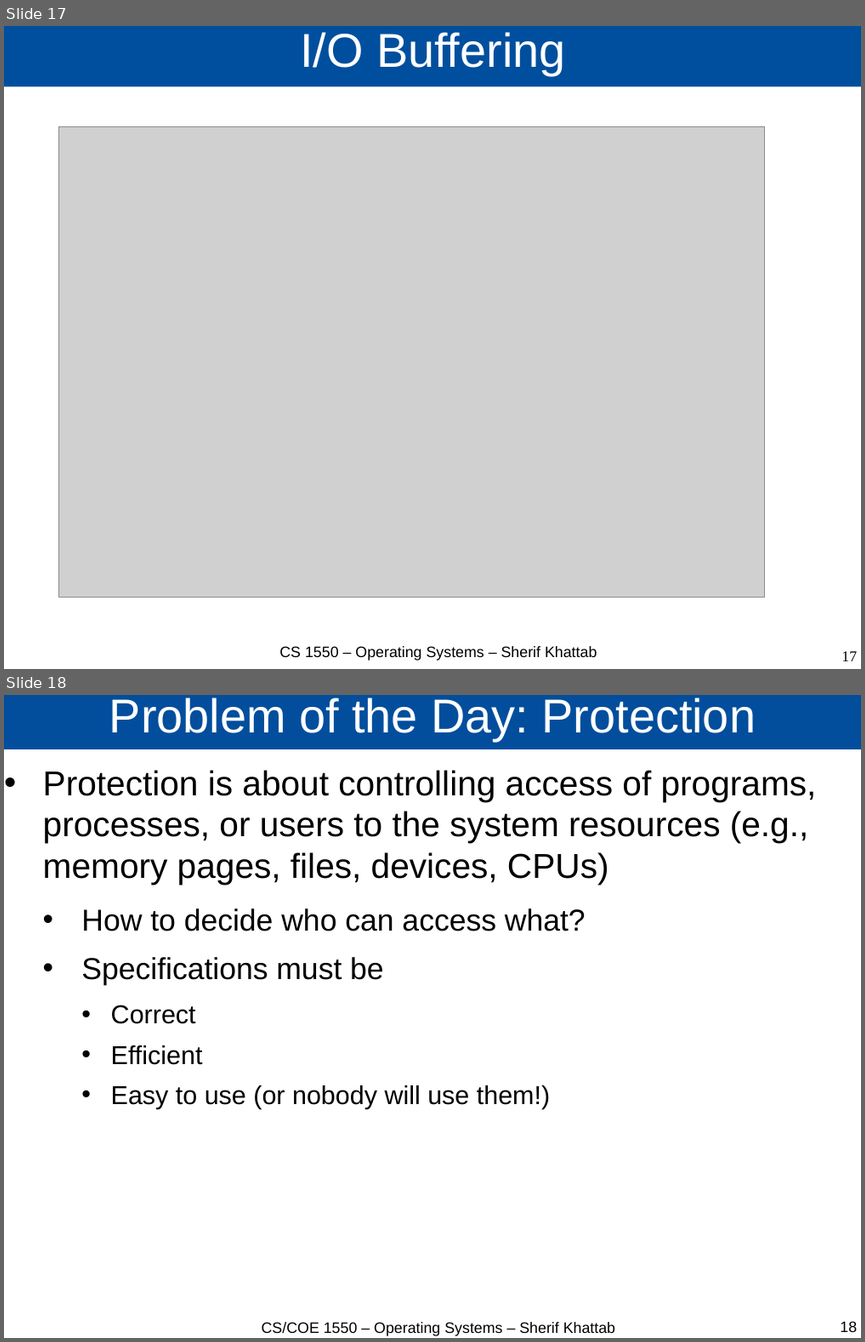
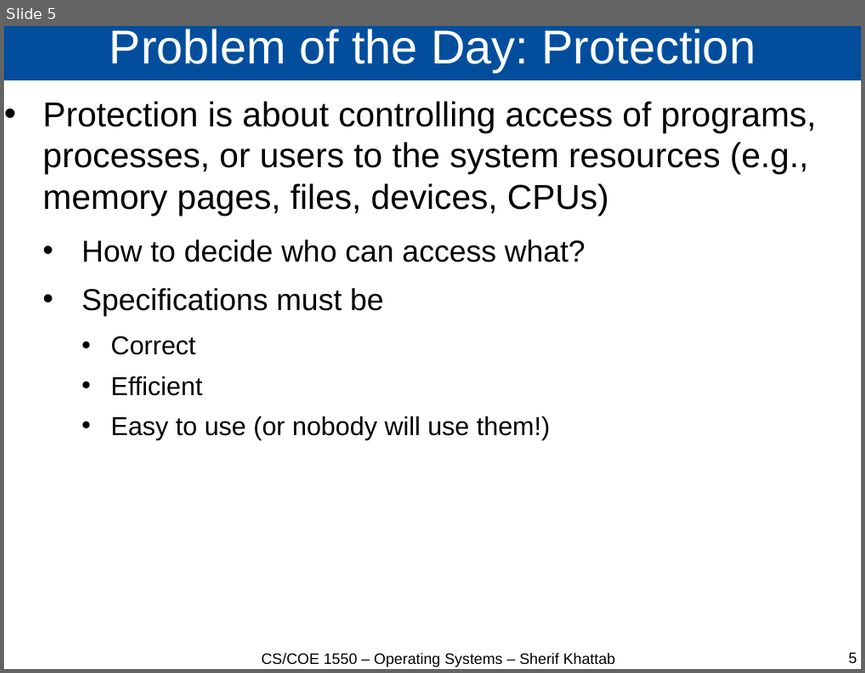
Before and after one commit to cs1550-2244/cs1550-code-handouts, a slide deck: DraftSlides/Lecture25.pptx. Shown one above the other, each under a label of ours: slides 17 and 18 before the commit, slide 5 after it. The pictures are 865x1342 and 865x673 pixels, drawn with LibreOffice and Linux fonts; fonts in the diff are those of the drawing; grey boxes stand for pictures. Boxes give left, top, right and bottom in pixels: in the first picture for what was removed or moved away, otherwise in the second. Text is boxed around its words. In the diff, an @@ line names an element or a change of style, - is before the commit and + after.

```diff
--- a/DraftSlides/Lecture25.pptx
+++ b/DraftSlides/Lecture25.pptx
@@ slide 17 removed at (4,26,861,669), background #FFFFFF @@
@@ title removed at (4,26,861,87) @@
-I/O Buffering
@@ picture removed at (59,126,765,596) @@
@@ text removed at (279,646,596,660) @@
-CS 1550 – Operating Systems – Sherif Khattab
@@ page number removed at (841,651,857,661) @@
-17
@@ what was slide 18 is now slide 5 @@
@@ page number at (848,652,857,663): text changed @@
-18
+5
```
Also in this commit, not shown: 12 other slides removed, 2 other files.
